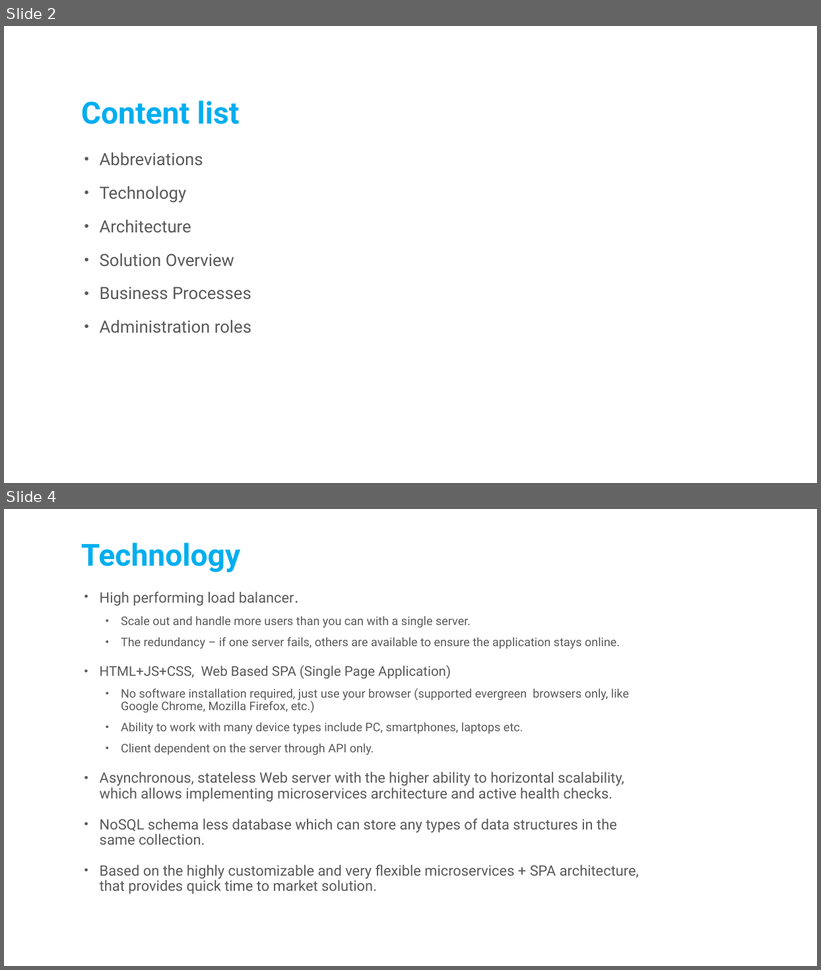
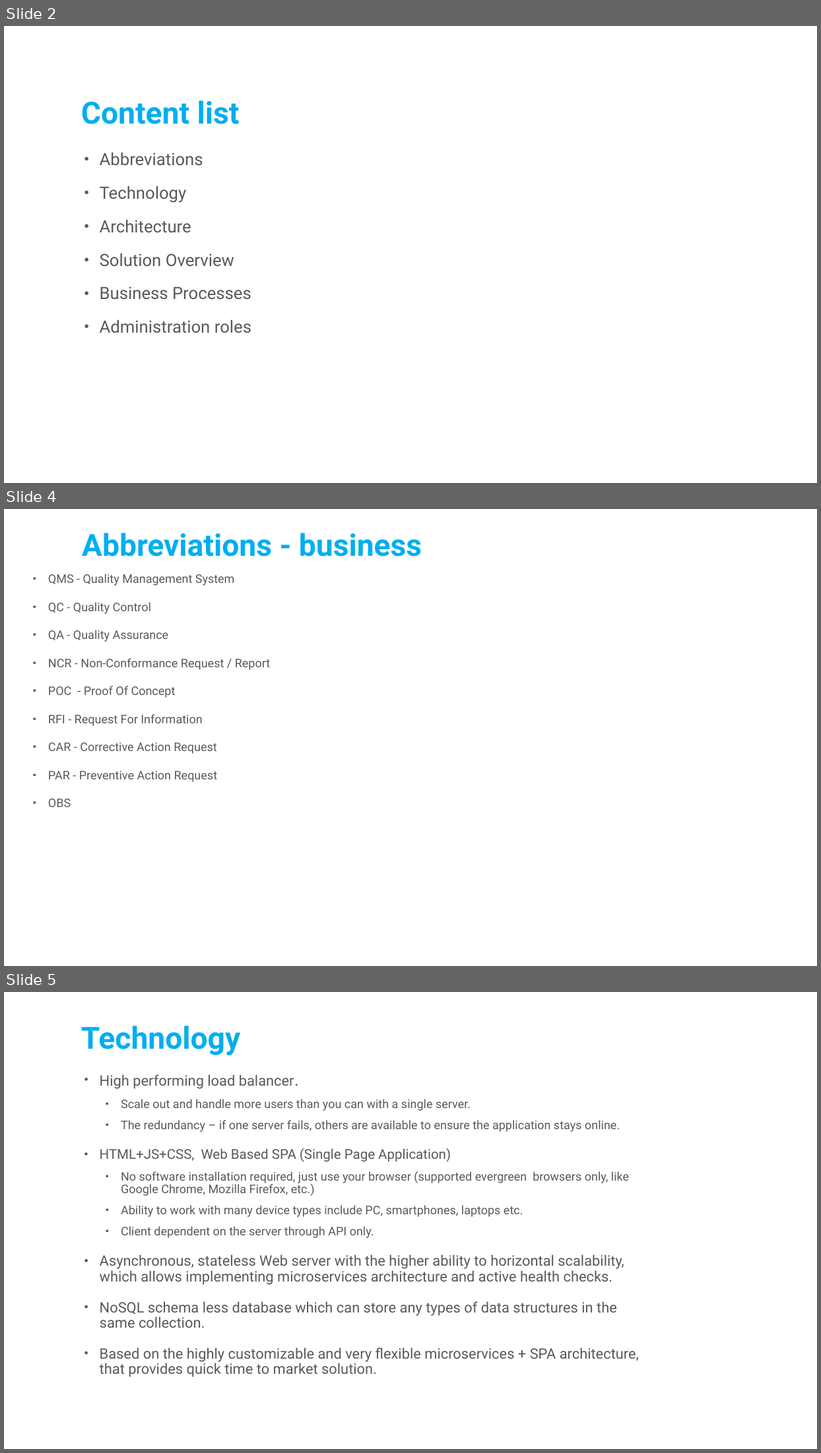
Before and after one commit to yarmoshenko/Vi-Soft-NG, a slide deck: Docs/NG_system/architecture/NG-architecture.pptx. Shown one above the other, each under a label of ours: slides 2 and 4 before the commit, slides 2, 4 and 5 after it; the slides between them are not shown. The pictures are 821x970 and 821x1453 pixels, drawn with LibreOffice and Linux fonts; fonts in the diff are those of the drawing; background and template pictures are left out. Boxes give left, top, right and bottom in pixels: in the first picture for what was removed or moved away, otherwise in the second. Text is boxed around its words. In the diff, an @@ line names an element or a change of style, - is before the commit and + after.

```diff
--- a/Docs/NG_system/architecture/NG-architecture.pptx
+++ b/Docs/NG_system/architecture/NG-architecture.pptx
@@ slide 4 added at (4, 509, 817, 966), background picture (left out) @@
@@ title added at (82, 533, 422, 557), 36 pt, text #00AEEF, bold @@
+Abbreviations - business
@@ text added at (48, 574, 270, 807), 14 pt, text #595959 @@
+• QMS - Quality Management System
+• QC - Quality Control
+• QA - Quality Assurance
+• NCR - Non-Conformance Request / Report
+• POC - Proof Of Concept
+• RFI - Request For Information
+• CAR - Corrective Action Request
+• PAR - Preventive Action Request
+• OBS
@@ what was slide 4 is now slide 5 @@
```
Also in this commit, not shown: 1 slide changed.
